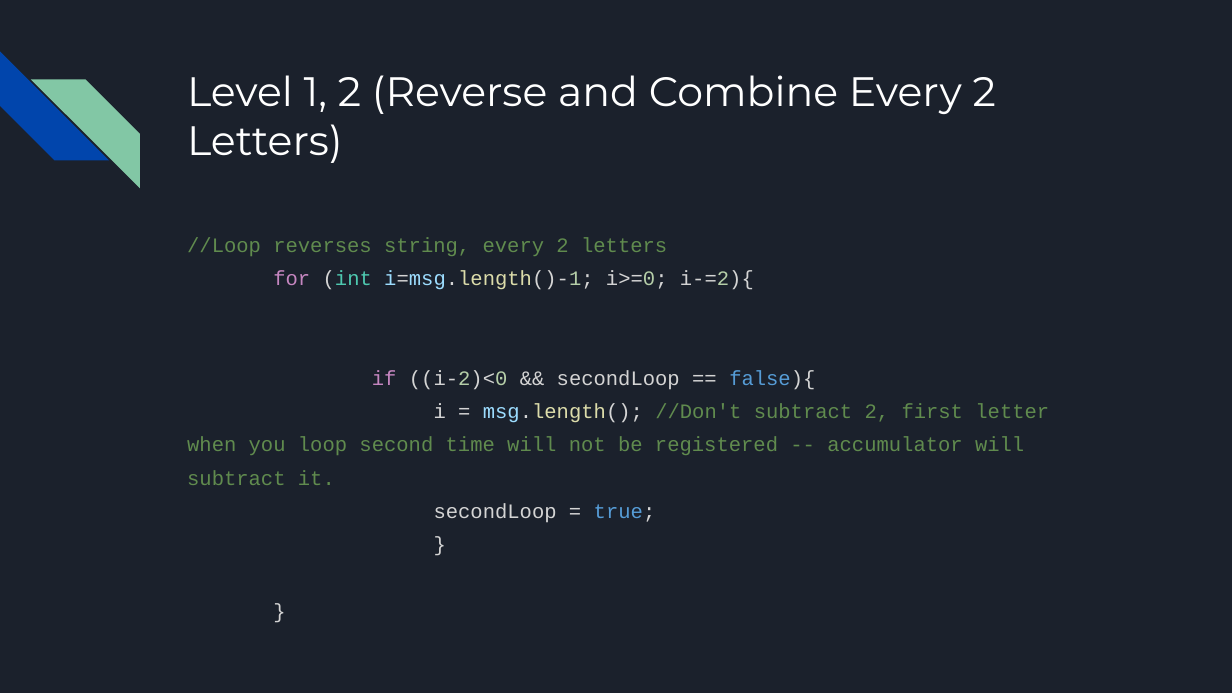
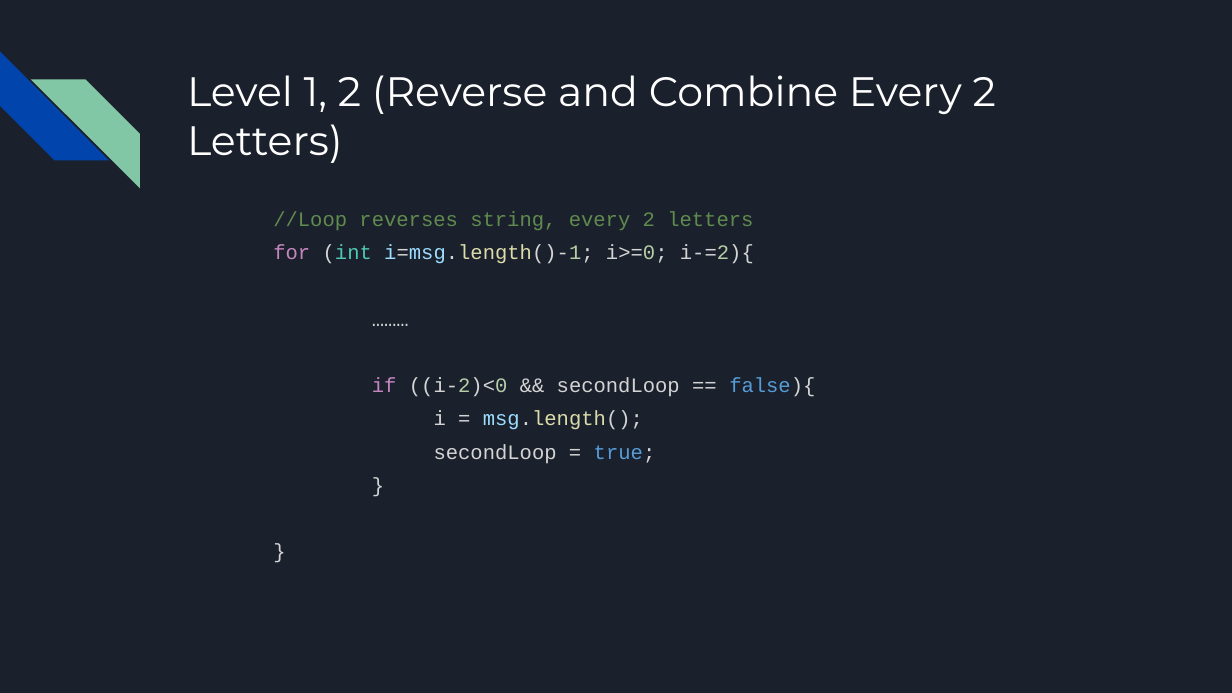
Before and after one commit to azheng9096/EncryptionDecryption, a slide deck: slide 5 of Encryption Project.pptx. Drawn at 1232x693 pixels with LibreOffice and Linux fonts; fonts in the diff are those of the drawing. Boxes give left, top, right and bottom in pixels: in the first picture for what was removed or moved away, otherwise in the second. Text is boxed around its words. In the diff, an @@ line names an element or a change of style, - is before the commit and + after.

```diff
--- a/Encryption Project.pptx
+++ b/Encryption Project.pptx
@@ text at [273,211,815,464]: paragraph added @@
+………
@@ text "//Loop reverses string, every 2 ...": place and size @@
-text "//Loop reverses string, every 2 ..." at [187,238,1049,523]
+text "//Loop reverses string, every 2 ..." at [273,211,815,464]
@@ text at [434,411,643,430]: text changed; text colour #608B4E to #D4D4D4 @@
-i = msg.length(); //Don't subtract 2, first letter when you loop second time will not be registered -- accumulator will subtract it.
+i = msg.length();
```
Also in this commit, not shown: 6 other slides changed, 9 slides added, 6 slides removed.
